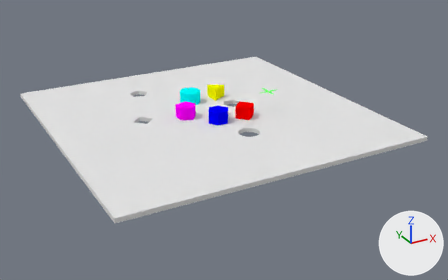
Two versions of the Blender file new_shape_sorter.blend, one commit apart.
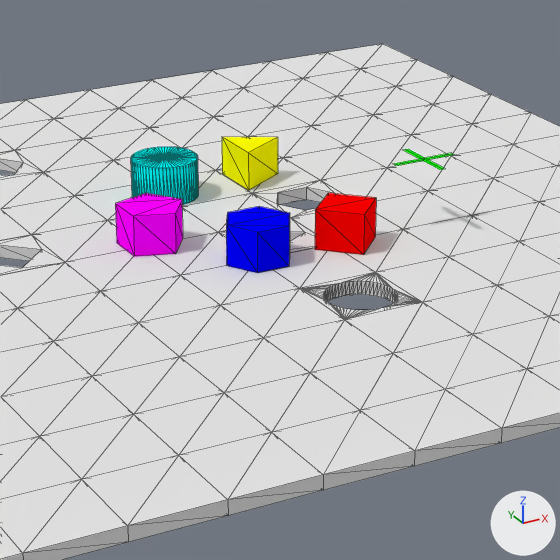
Old and new are each drawn whole from a camera (50 mm lens) standing at (-12.69, -24.84, 10.81) and looking at (0.43, -0.99, -1.11) and again close up on the part from 31% to 69% of the width and 16% to 76% of the height. Arrows for +X, +Y and +Z are at lower right; the lights stay in place. The close-ups show mesh edges as thin lines.

Objects in the first close-up: 'Robot', 'hl0_2_1', 'hl0_3_1', 'hl0_3_2', 'hl0_3_3', 'hl0_4_1', 'hl0_4_2', 'hl0_4_3', 'hl0_5_1', 'hl0_5_2', 'hl0_6_1', 'hl0_6_2', 'hl0_7_1', 'l3', 'l4', 'l5', 'l6', 'lr'.
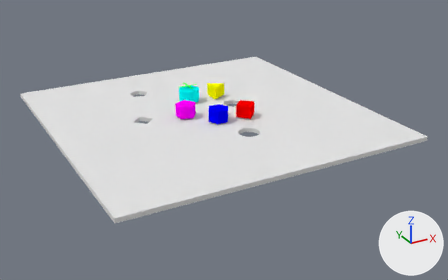
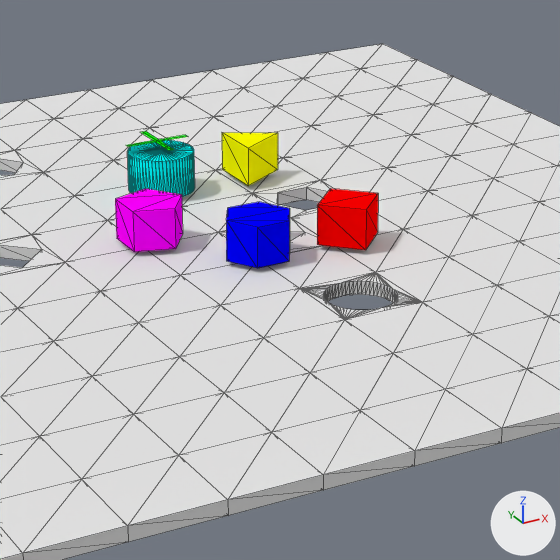
The change in detail:
Object 'Robot' (ob_robot) moves from (2.75, -1.15, 1.0) to (0.0, 1.98, 0.8).
Object 'lr' (ob_lr) moves from (0.0, 1.74, 0.31) to (0.0, 1.87, 0.38).
Object 'l6' (ob_l6) moves from (0.0, -1.22, 0.31) to (0.0, -1.22, 0.38).
Object 'l5' (ob_l5) moves from (-1.07, 0.0, 0.31) to (-1.07, 0.0, 0.38).
Object 'l4' (ob_l4) moves from (1.38, -1.28, 0.31) to (1.4, -1.3, 0.38).
Object 'l3' (ob_l3) moves from (1.45, 1.75, 0.31) to (1.45, 1.75, 0.38).

Changed parts and their boxes [x1, y1, x2, y2] in the close-ups (560 x 560 px):
'l6', moved
    before: [226, 206, 290, 273]
    after: [226, 202, 290, 268]
'l5', moved
    before: [115, 193, 183, 256]
    after: [115, 188, 183, 252]
'lr', moved
    before: [131, 147, 198, 205]
    after: [127, 140, 195, 197]
'l4', moved
    before: [315, 193, 376, 255]
    after: [317, 188, 378, 250]
'l3', moved
    before: [222, 137, 278, 190]
    after: [222, 133, 278, 186]
'Robot', moved
    before: [394, 149, 454, 170]
    after: [126, 131, 188, 151]
